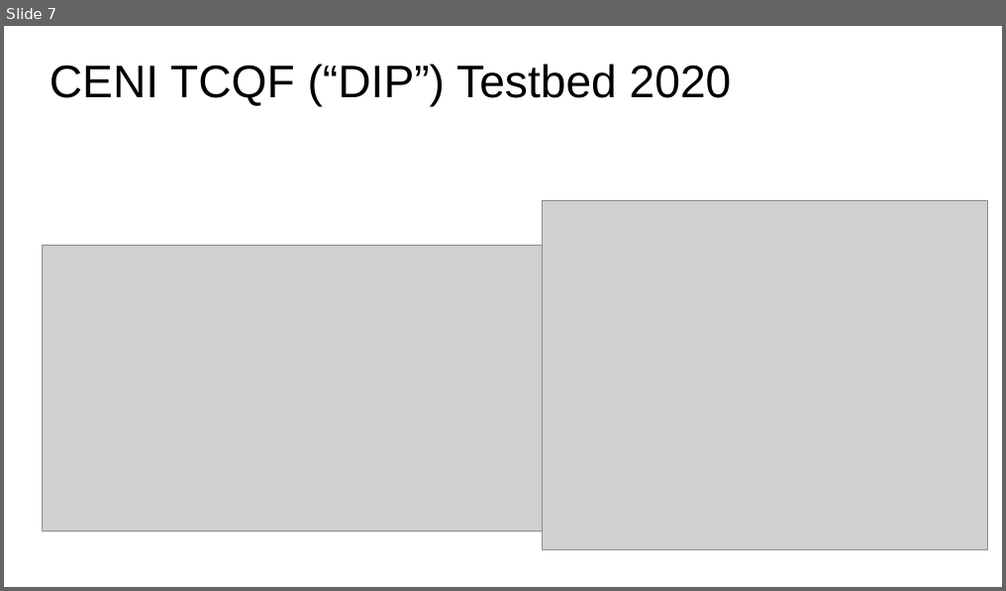
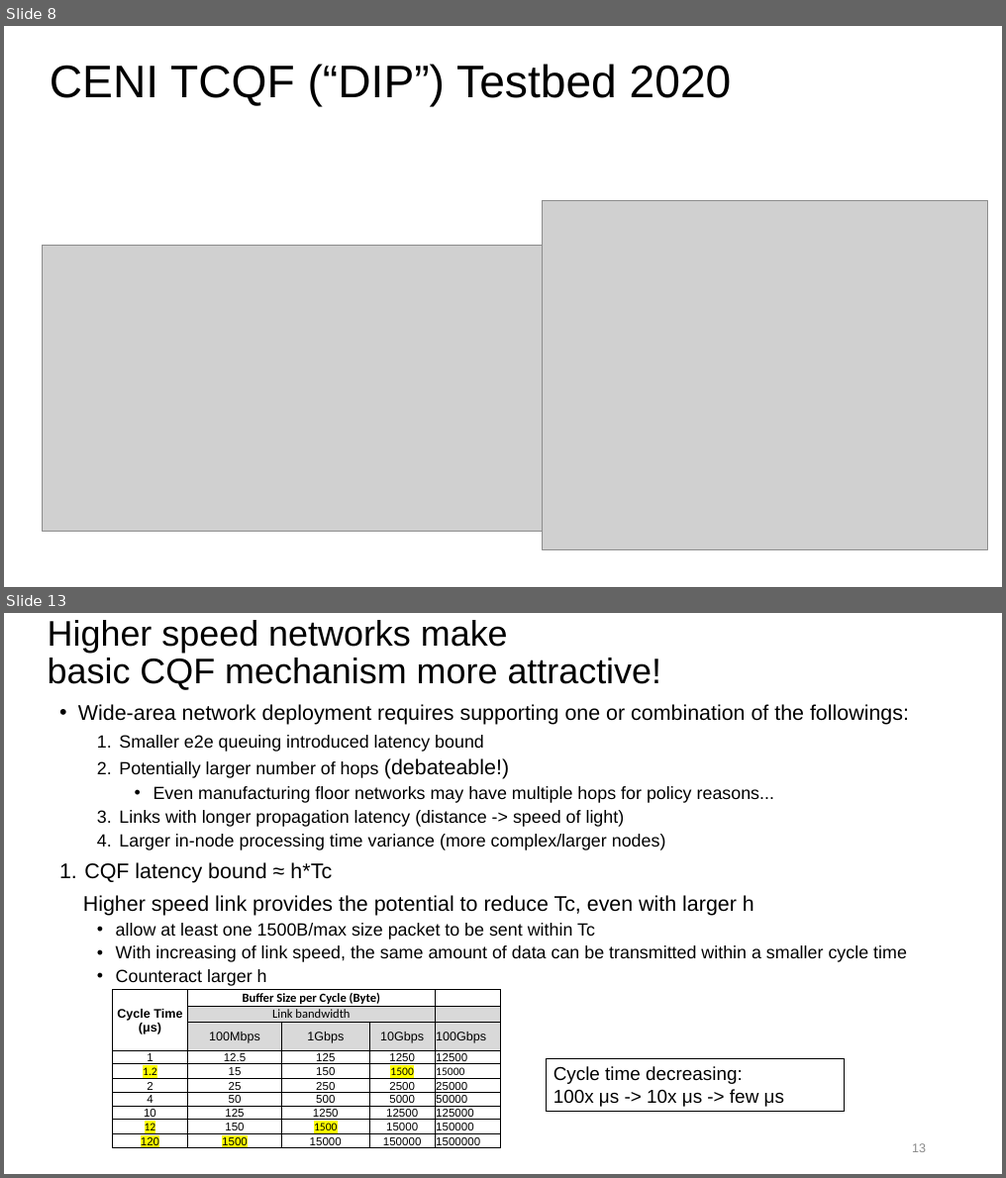
Before and after one commit to toerless/detnet, a slide deck: tcqf-slides.pptx. Shown one above the other, each under a label of ours: slide 7 before the commit, slides 8 and 13 after it; the slides between them are not shown. The pictures are 1006x591 and 1006x1178 pixels, drawn with LibreOffice and Linux fonts; fonts in the diff are those of the drawing; grey boxes stand for pictures. Boxes give left, top, right and bottom in pixels: in the first picture for what was removed or moved away, otherwise in the second. Text is boxed around its words. In the diff, an @@ line names an element or a change of style, - is before the commit and + after.

```diff
--- a/tcqf-slides.pptx
+++ b/tcqf-slides.pptx
@@ slide 13 added at (4,613,1002,1174), background #FFFFFF @@
@@ title added at (48,620,662,690), 34.2 pt, text #000000 @@
+Higher speed networks make
+basic CQF mechanism more attractive!
@@ text added at (78,704,909,986), 17 pt, text #000000 @@
+• Wide-area network deployment requires supporting one or combination of the followings:
+  1. Smaller e2e queuing introduced latency bound
+  2. Potentially larger number of hops (debateable!)
+    • Even manufacturing floor networks may have multiple hops for policy reasons...
+  3. Links with longer propagation latency (distance -> speed of light)
+  4. Larger in-node processing time variance (more complex/larger nodes)
+1. CQF latency bound ≈ h*Tc
+Higher speed link provides the potential to reduce Tc, even with larger h
+  • allow at least one 1500B/max size packet to be sent within Tc
+  • With increasing of link speed, the same amount of data can be transmitted within a smaller cycle time
+  • Counteract larger h
@@ table added at (113,990,501,1153), 10 rows, 5 columns @@
+Cycle Time (μs) | Buffer Size per Cycle (Byte) |  |  | 
+ | Link bandwidth |  |  | 
+ | 100Mbps | 1Gbps | 10Gbps | 100Gbps
+1 | 12.5 | 125 | 1250 | 12500
+1.2 | 15 | 150 | 1500 | 15000
+2 | 25 | 250 | 2500 | 25000
+4 | 50 | 500 | 5000 | 50000
+10 | 125 | 1250 | 12500 | 125000
+12 | 150 | 1500 | 15000 | 150000
+120 | 1500 | 15000 | 150000 | 1500000
@@ rectangle added at (546,1059,845,1112), outline #000000 0.75 pt, 18 pt, text #000000 @@
+Cycle time decreasing:
+100x μs -> 10x μs -> few μs
@@ page number added at (912,1144,926,1153), 12 pt, text #8C8C8C @@
+13
@@ what was slide 7 is now slide 8 @@
```
Also in this commit, not shown: 6 slides changed, 21 other slides added, 3 slides removed.
